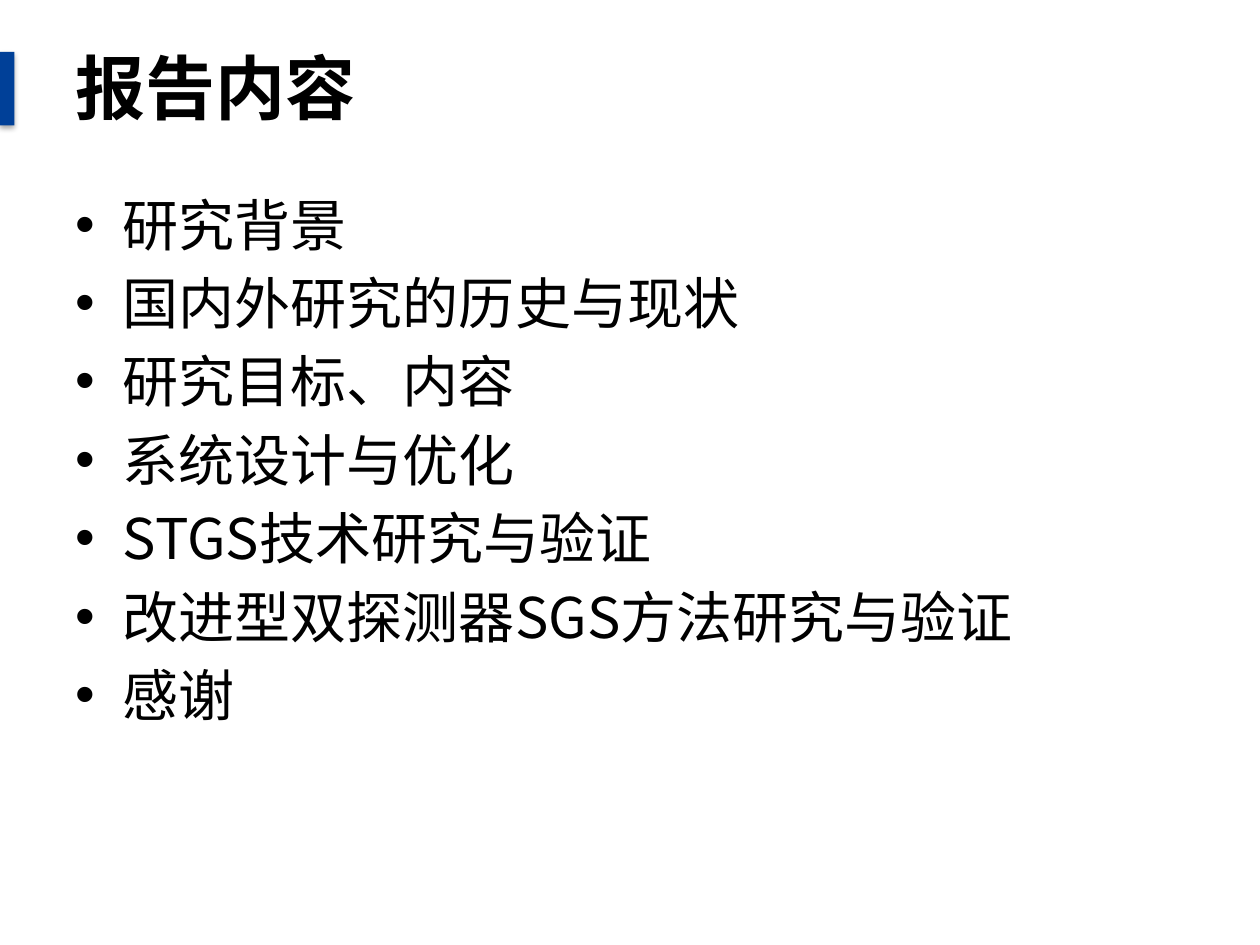
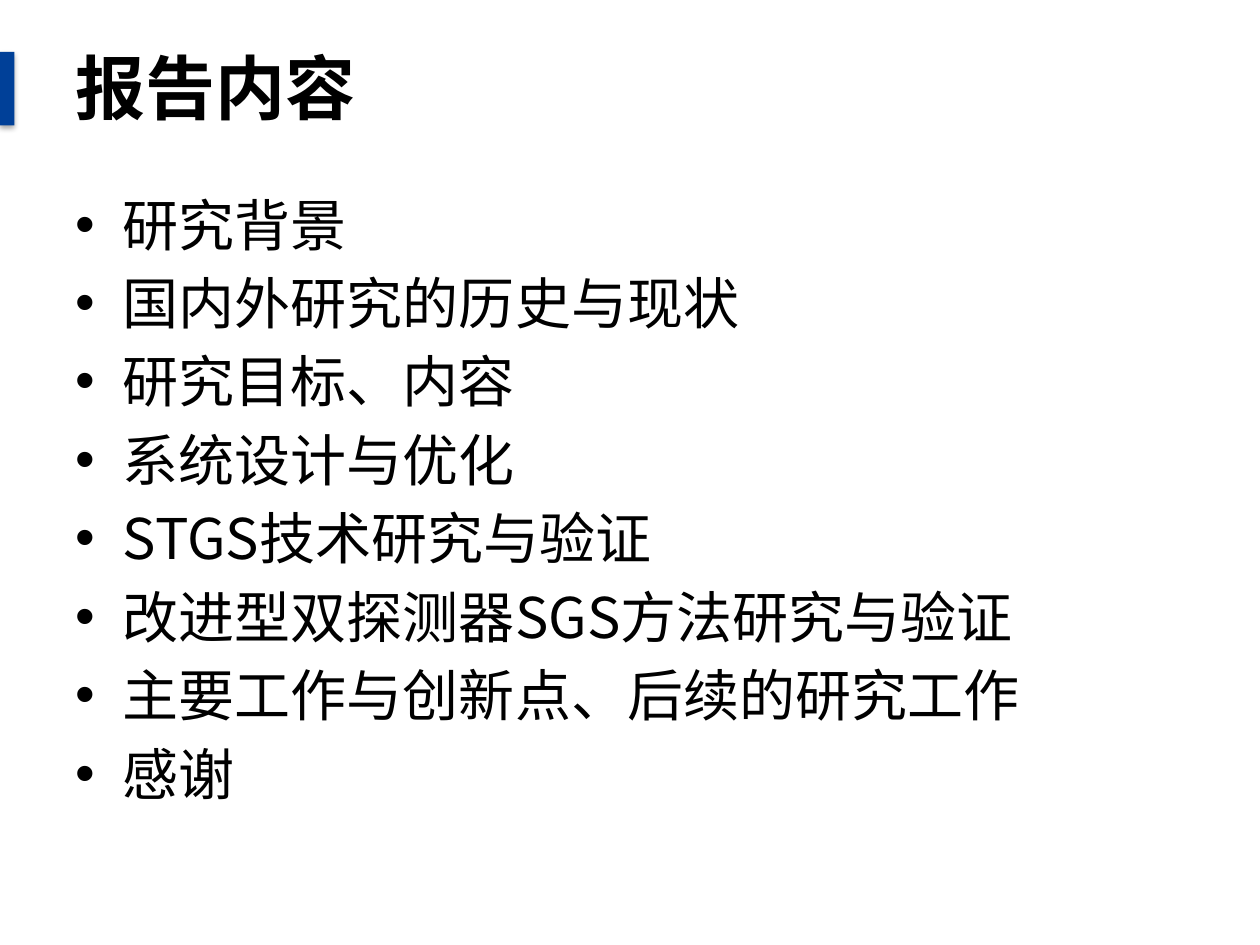
Before and after one commit to danxibao/NDAPapers, a slide deck: slide 2 of 毕业答辩报告.pptx. Drawn at 1260x945 pixels with LibreOffice and Linux fonts; fonts in the diff are those of the drawing; background and template pictures are left out. Boxes give left, top, right and bottom in pixels: in the first picture for what was removed or moved away, otherwise in the second. Text is boxed around its words. In the diff, an @@ line names an element or a change of style, - is before the commit and + after.

```diff
--- a/毕业答辩报告.pptx
+++ b/毕业答辩报告.pptx
@@ text at <box>123,668,1019,721</box>: paragraph added @@
+• 主要工作与创新点、后续的研究工作
```
Also in this commit, not shown: 6 other slides changed.
